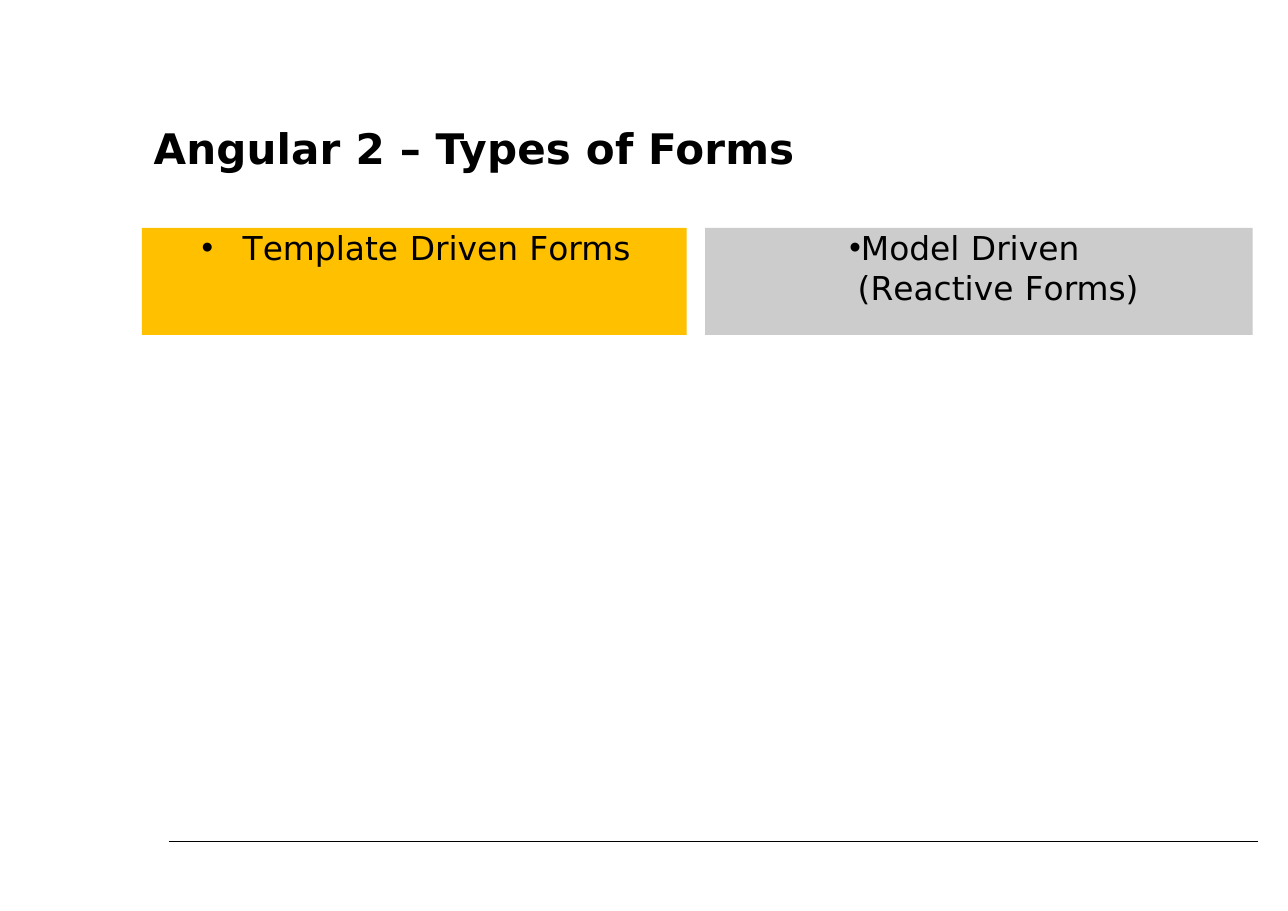
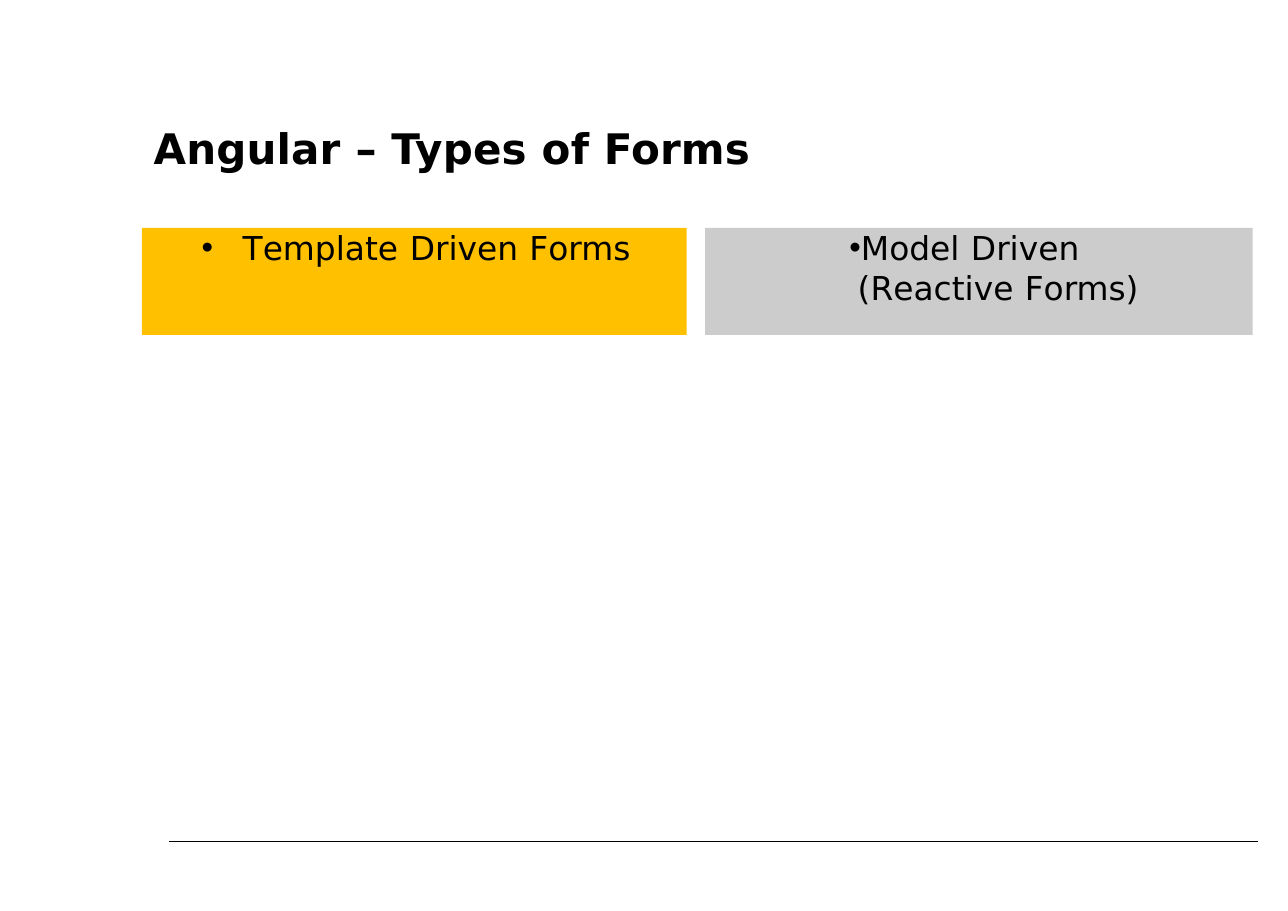
Before and after one commit to petereijgermans11/workshop-angular7, a slide deck: slide 17 of PPT/06- Angular Forms.pptx. Drawn at 1288x911 pixels with LibreOffice and Linux fonts; fonts in the diff are those of the drawing. Boxes give left, top, right and bottom in pixels: in the first picture for what was removed or moved away, otherwise in the second. Text is boxed around its words. In the diff, an @@ line names an element or a change of style, - is before the commit and + after.

```diff
--- a/PPT/06- Angular Forms.pptx
+++ b/PPT/06- Angular Forms.pptx
@@ text at (154,132,750,173): text changed @@
-Angular 2 – Types of Forms
+Angular – Types of Forms
```
Also in this commit, not shown: 11 other slides changed, 7 other files.
